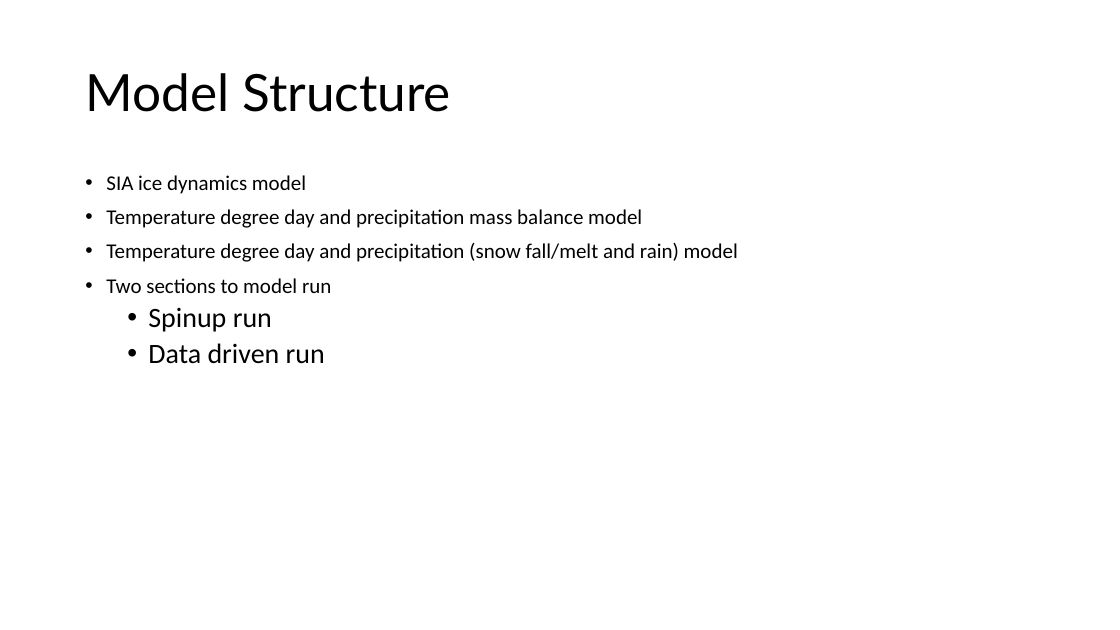
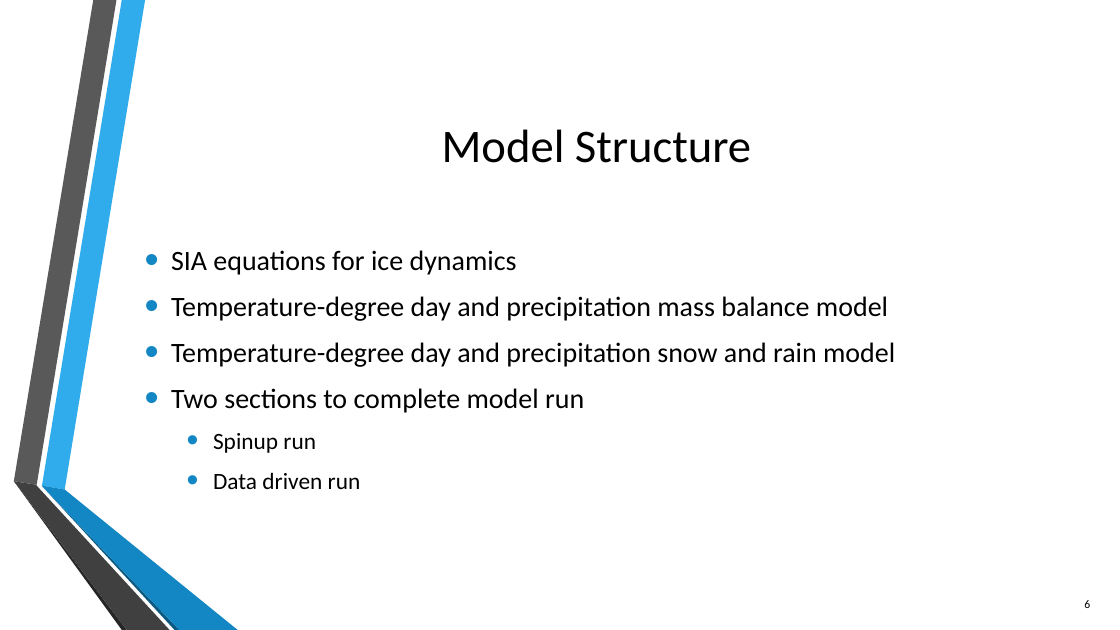
Before and after one commit to kstone3/Senior-Thesis, a slide deck: slide 6 of Thesis/thesis_defense.pptx. Drawn at 1120x630 pixels with LibreOffice and Linux fonts; fonts in the diff are those of the drawing; background and template pictures are left out. Boxes give left, top, right and bottom in pixels: in the first picture for what was removed or moved away, otherwise in the second. Text is boxed around its words. In the diff, an @@ line names an element or a change of style, - is before the commit and + after.

```diff
--- a/Thesis/thesis_defense.pptx
+++ b/Thesis/thesis_defense.pptx
@@ title "Model Structure": place and size @@
-title "Model Structure" at <box>85,73,451,112</box>
+title "Model Structure" at <box>442,129,751,163</box>
@@ title "Model Structure" at <box>442,129,751,163</box>: size 44 to 40 pt, font Lato to Calibri; alignment left to centre; line spacing 0.9 to 1 @@
@@ text "SIA equations for ice dynamics": place and size @@
-text "SIA equations for ice dynamics" at <box>106,175,738,364</box>
+text "SIA equations for ice dynamics" at <box>171,250,895,489</box>
@@ text "SIA equations for ice dynamics" at <box>171,250,895,489</box>: vertical alignment top to middle @@
@@ text at <box>171,250,895,413</box>: text changed; size 18 to 24 pt @@
-• SIA ice dynamics model
-• Temperature degree day and precipitation mass balance model
-• Temperature degree day and precipitation (snow fall/melt and rain) model
-• Two sections to model run
+• SIA equations for ice dynamics
+• Temperature-degree day and precipitation mass balance model
+• Temperature-degree day and precipitation snow and rain model
+• Two sections to complete model run
@@ text at <box>213,433,361,489</box>: size 24 to 20 pt in "Spinup run", "Data driven run"; indent changed; line spacing 0.9 to 1; more space between paragraphs @@
@@ group added at <box>13,0,238,630</box>: 6 freeform shapes @@
@@ page number added at <box>1084,600,1090,608</box>, 10 pt, text #000000 @@
+6
```
Also in this commit, not shown: 12 other slides changed, 14 slides added, 4 slides removed, 16 other files.
